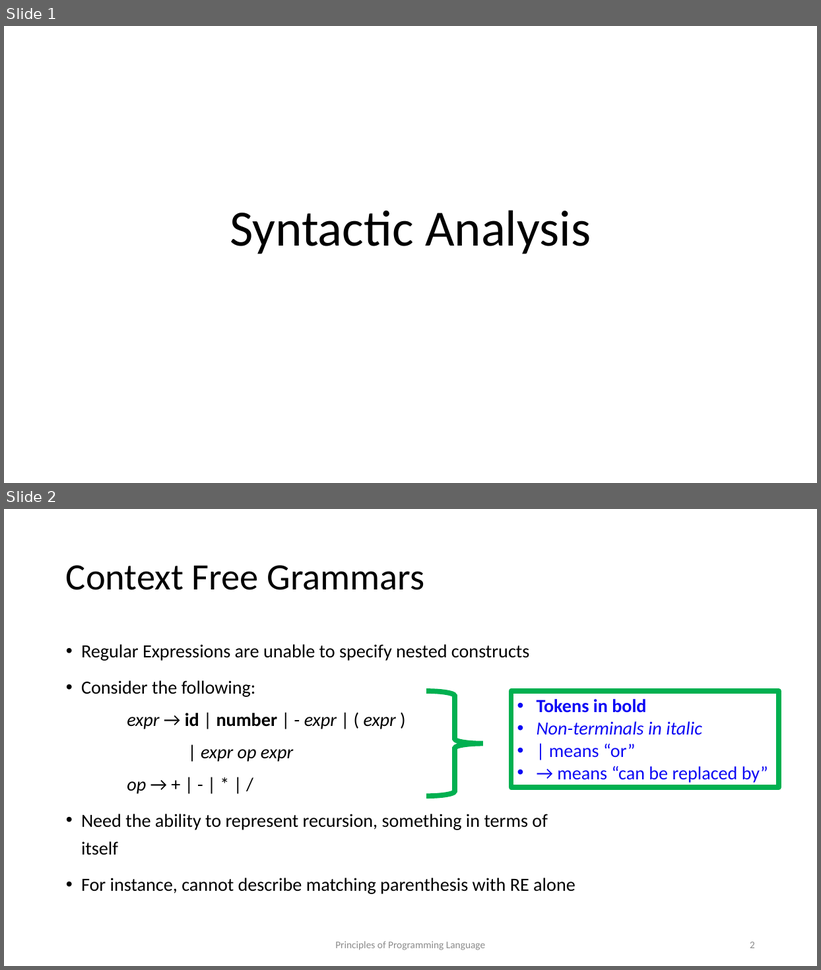
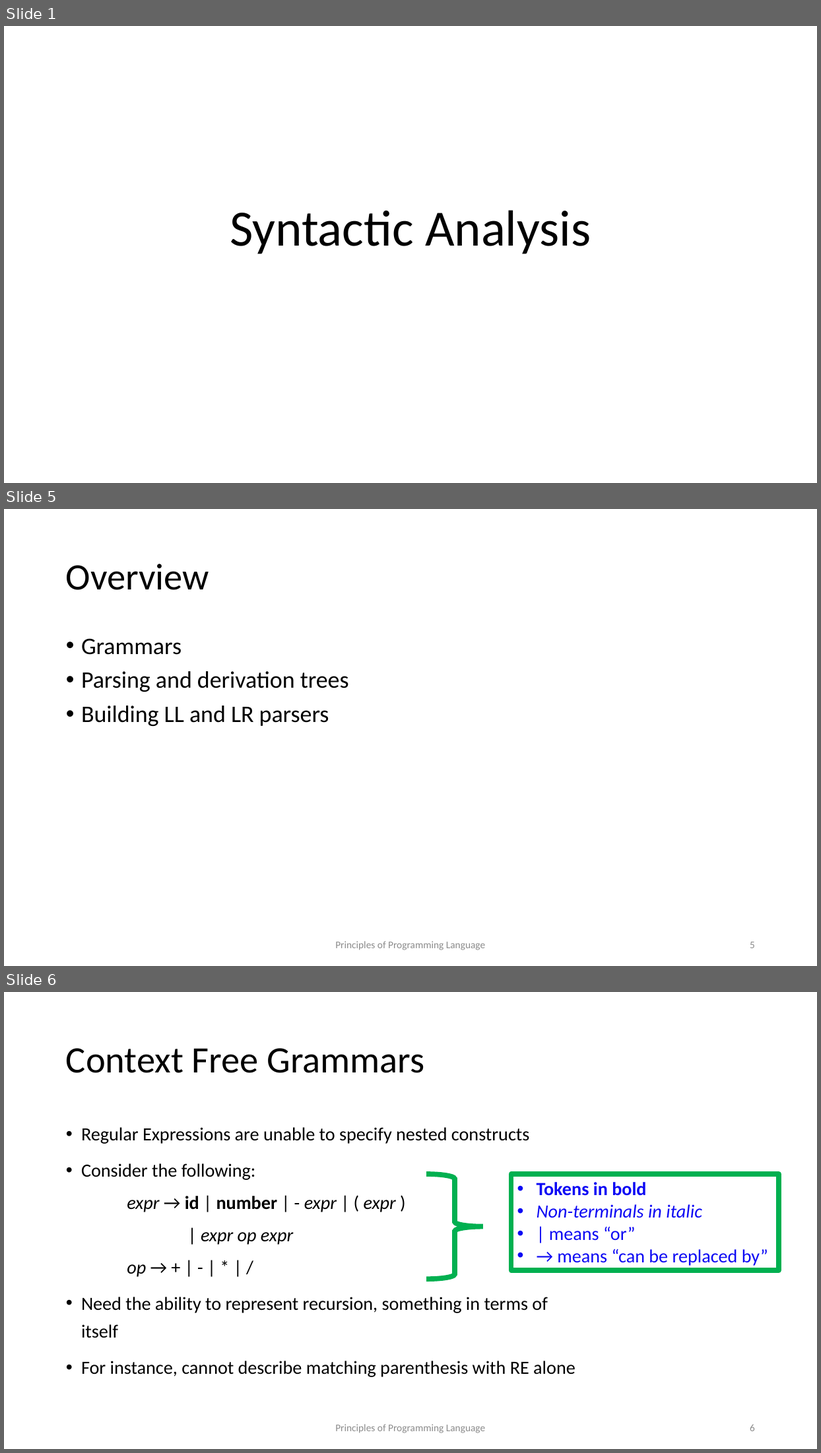
Before and after one commit to kongm/pl-design, a slide deck: syntax.pptx. Shown one above the other, each under a label of ours: slides 1 and 2 before the commit, slides 1, 5 and 6 after it; the slides between them are not shown. The pictures are 821x970 and 821x1453 pixels, drawn with LibreOffice and Linux fonts; fonts in the diff are those of the drawing. Boxes give left, top, right and bottom in pixels: in the first picture for what was removed or moved away, otherwise in the second. Text is boxed around its words. In the diff, an @@ line names an element or a change of style, - is before the commit and + after.

```diff
--- a/syntax.pptx
+++ b/syntax.pptx
@@ slide 5 added at [4,509,817,966], background #FFFFFF @@
@@ title added at [66,564,209,590], 44 pt, text #000000 @@
+Overview
@@ text added at [81,638,349,726], 28 pt, text #000000 @@
+• Grammars
+• Parsing and derivation trees
+• Building LL and LR parsers
@@ text added at [335,941,485,951], 12 pt, text #8C8C8C @@
+Principles of Programming Language
@@ page number added at [750,942,755,949], 12 pt, text #8C8C8C @@
+5
@@ what was slide 2 is now slide 6 @@
@@ page number at [750,1424,755,1432]: text changed @@
-2
+6
```
Also in this commit, not shown: 5 slides changed, 3 other slides added, 4 other files.
